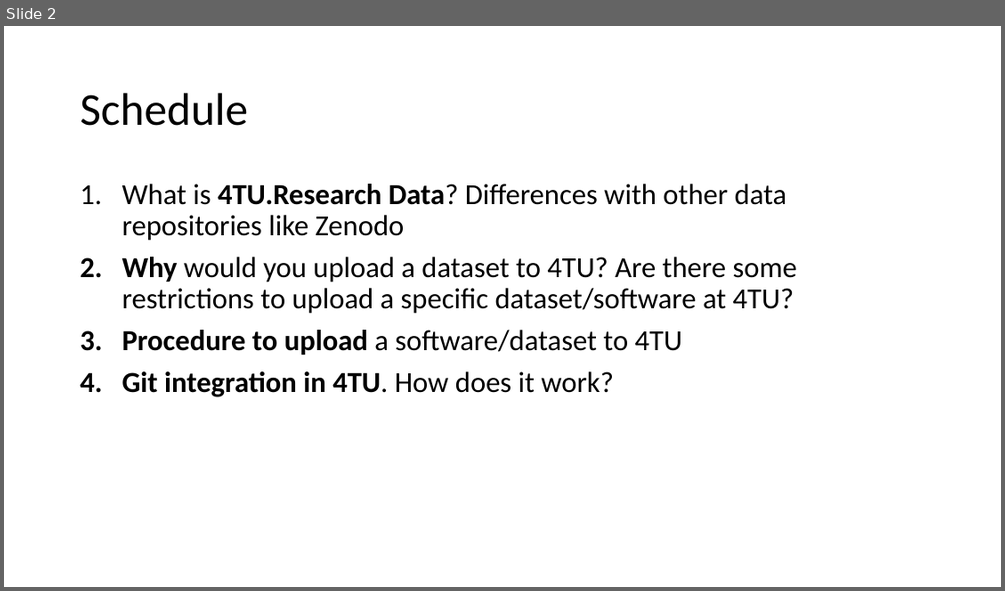
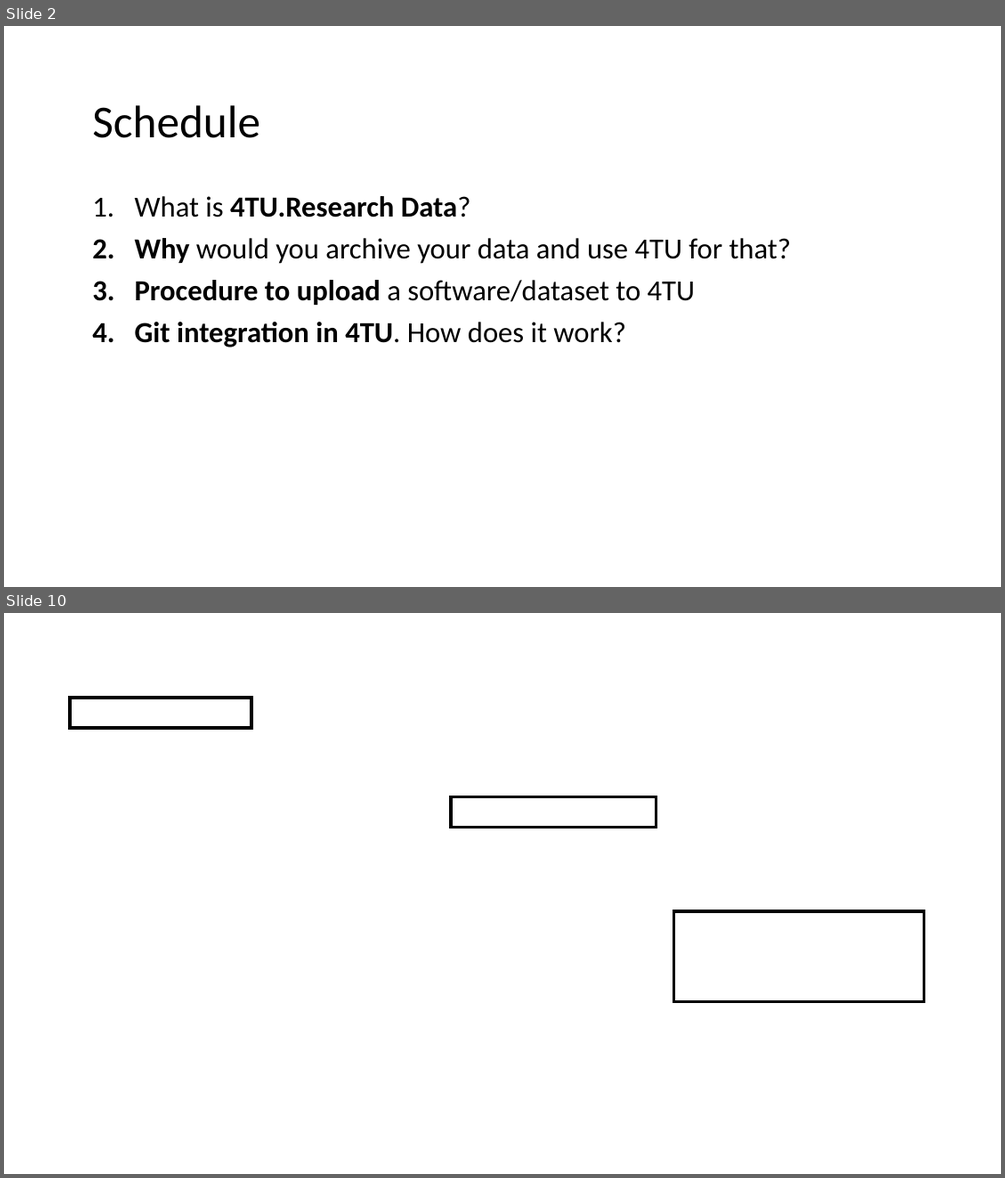
Before and after one commit to leilaicruz/Git4TUmembers_lesson, a slide deck: Get to know 4TU (day 2).pptx. Shown one above the other, each under a label of ours: slide 2 before the commit, slides 2 and 10 after it; the slides between them are not shown. The pictures are 1005x591 and 1005x1178 pixels, drawn with LibreOffice and Linux fonts; fonts in the diff are those of the drawing; background and template pictures are left out. Boxes give left, top, right and bottom in pixels: in the first picture for what was removed or moved away, otherwise in the second. Text is boxed around its words. In the diff, an @@ line names an element or a change of style, - is before the commit and + after.

```diff
--- a/Get to know 4TU (day 2).pptx
+++ b/Get to know 4TU (day 2).pptx
@@ slide 10 added at box(4, 613, 1001, 1174), background picture (left out) @@
@@ rectangle added at box(70, 698, 251, 728), outline #000000 3 pt @@
@@ rectangle added at box(451, 797, 656, 827), outline #000000 3 pt @@
@@ rectangle added at box(674, 911, 924, 1002), outline #000000 3 pt @@
@@ slide 2 changed as well @@
@@ text "Schedule": place and size @@
-text "Schedule" at box(80, 93, 248, 126)
+text "Schedule" at box(92, 105, 260, 138)
@@ text "What is 4TU.Research Data?": place and size @@
-text "What is 4TU.Research Data?" at box(122, 184, 797, 397)
+text "What is 4TU.Research Data?" at box(135, 196, 791, 347)
@@ text at box(135, 196, 791, 264): text changed @@
-1. What is 4TU.Research Data? Differences with other data repositories like Zenodo
-2. Why would you upload a dataset to 4TU? Are there some restrictions to upload a specific dataset/software at 4TU?
+1. What is 4TU.Research Data?
+2. Why would you archive your data and use 4TU for that?
```
Also in this commit, not shown: 2 other slides changed, 15 other slides added, 2 slides removed, 19 other files.
